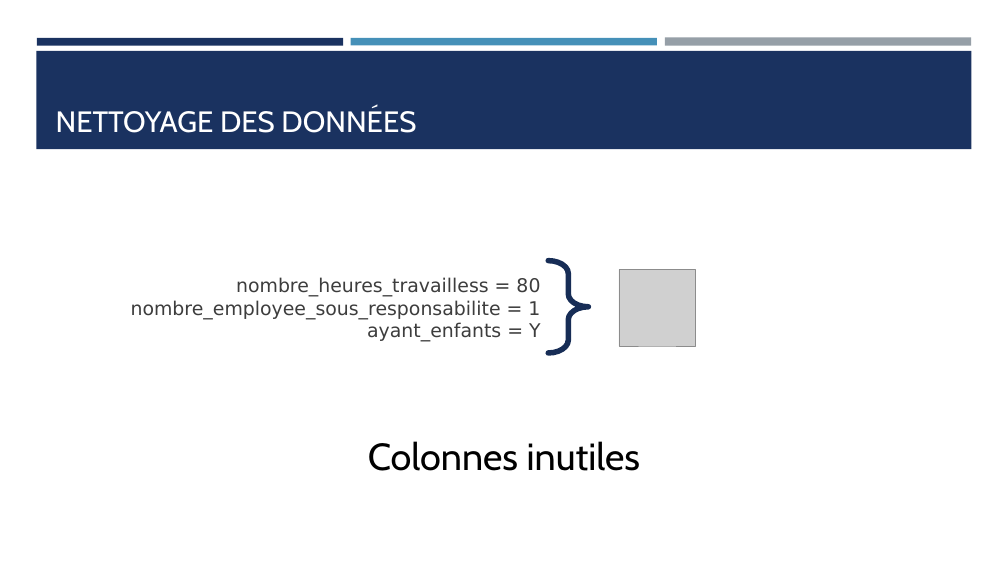
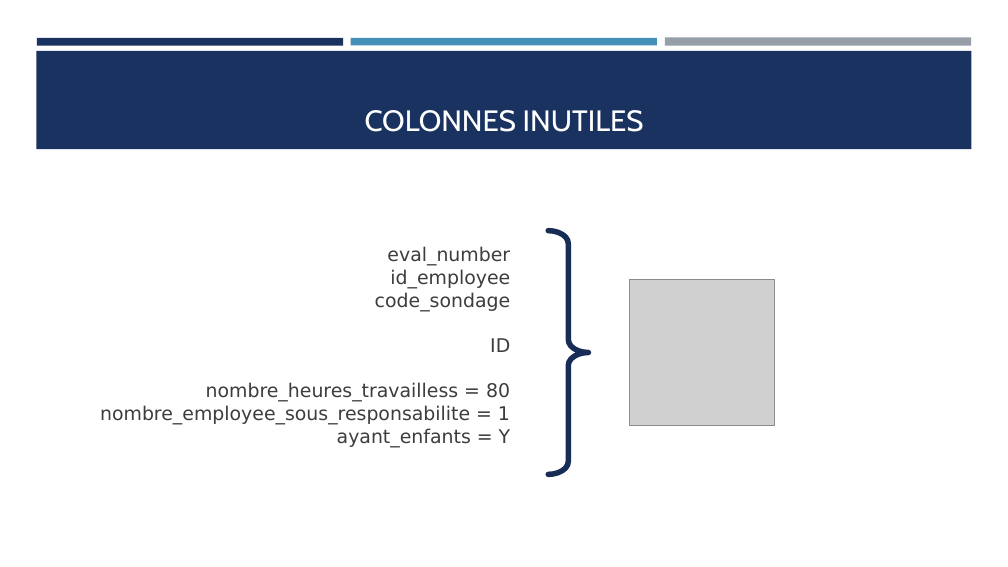
Before and after one commit to Ace4teaM/OCR-NovaTech, a slide deck: slide 12 of Presentation.pptx (slide 6 before the commit). Drawn at 1008x567 pixels with LibreOffice and Linux fonts; fonts in the diff are those of the drawing; grey boxes stand for pictures. Boxes give left, top, right and bottom in pixels: in the first picture for what was removed or moved away, otherwise in the second. Text is boxed around its words. In the diff, an @@ line names an element or a change of style, - is before the commit and + after.

```diff
--- a/Presentation.pptx
+++ b/Presentation.pptx
@@ title at (x1=365, y1=110, x2=644, y2=132): text changed @@
-NETTOYAGE DES DONNÉES
+COLONNES INUTILES
@@ text "eval_number id_employee code_sondage" moved from (x1=131, y1=277, x2=541, y2=342) to (x1=100, y1=246, x2=511, y2=448) @@
@@ right brace resized from (x1=548, y1=261, x2=588, y2=353) to (x1=548, y1=231, x2=588, y2=474) @@
@@ text at (x1=375, y1=246, x2=510, y2=352): paragraphs added @@
+eval_number
+id_employee
+code_sondage
+ID
@@ picture resized from (x1=619, y1=270, x2=696, y2=346) to (x1=629, y1=280, x2=775, y2=426) @@
@@ text removed at (x1=368, y1=441, x2=640, y2=471) @@
-Colonnes inutiles
```
Also in this commit, not shown: 16 other slides changed, 12 slides added, 3 slides removed, 2 other files.
